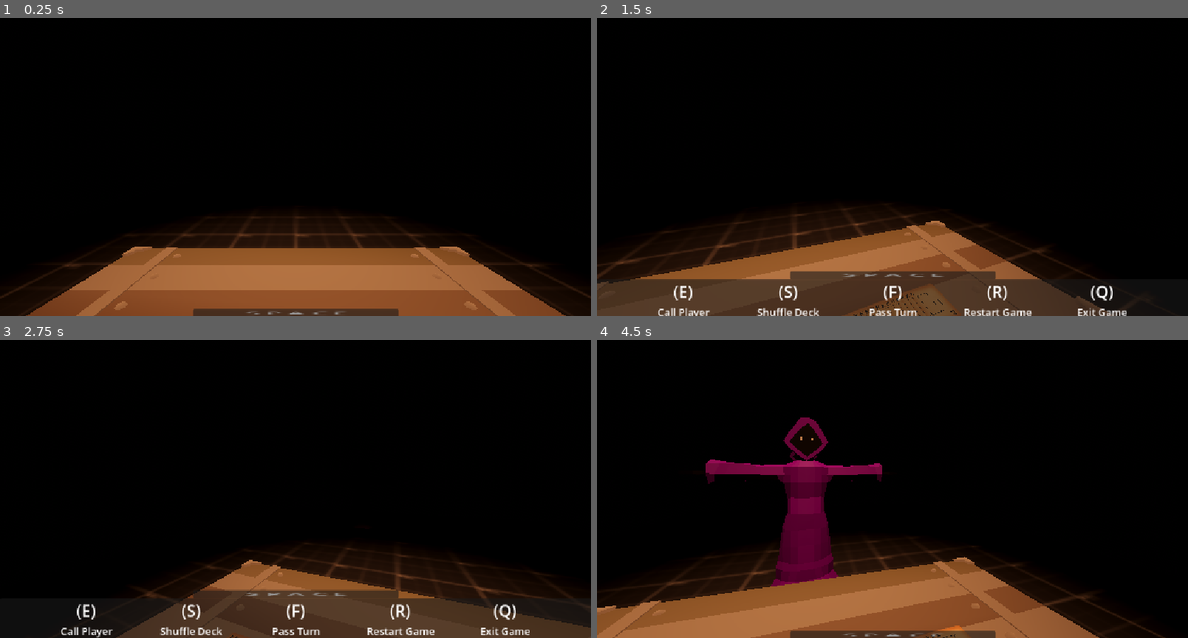
Above: before the commit, frames 1-4 (two rows, left to right).
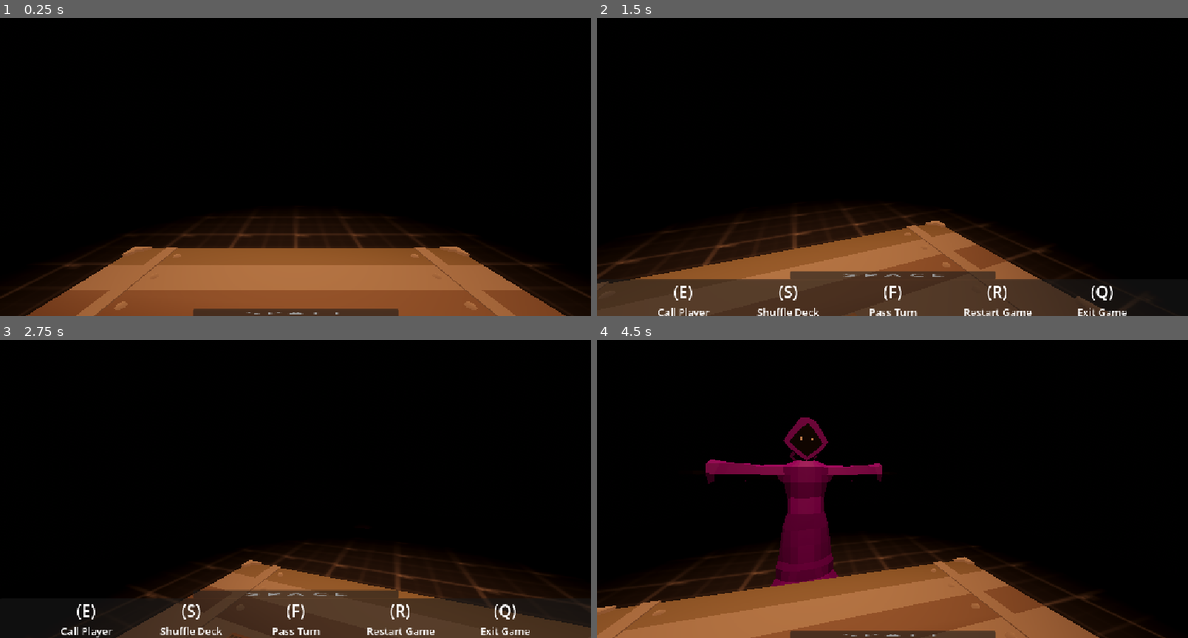
Above: after the commit, the same moments.

Repository: VaporeonLover28/Chrysopoeia
Game: Godot game, scene res://blackjack_test_3.tscn
Same seed, same stepped clock (60 frames per second), same inputs: the game is played once before the commit and once after it. This scene is started directly instead of the project's main scene.
Inputs (mouse positions are in pixels of both pictures, inside the frame that each line leads up to):
- Up to frame 1 (0.25 s): no input
- Up to frame 2 (1.5 s): tap Enter at 0.5 s; move the mouse to (862, 217) at 0.52 s; tap A (a) at 0.6 s; tap B (b) at 0.8, 1.35 s; tap Space (space) at 1.25 s; move the mouse to (933, 155) at 1.27 s
- Up to frame 3 (2.75 s): tap D (d) at 1.55, 2.1 s; tap Enter at 2 s; move the mouse to (248, 468) at 2.02 s; hold E (e) from 2.03 s (still down)
- Up to frame 4 (4.5 s): tap Space (space) at 2.75 s; move the mouse to (898, 471) at 2.77 s; release E (e) at 2.78 s; tap E (e) at 2.85 s; tap F (f) at 3.05, 3.6 s; move the mouse to (868, 465) at 3.52 s; tap R (r) at 3.8, 4.35 s; move the mouse to (922, 471) at 4.27 s

The runs differ from the first frame. In frame 1, less than 0.1% of the frame differs, in the area x 42-59%, y 98-100%; in frame 2, 1.1%, in the area x 10-90%, y 85-100%; in frame 3, 0.7%; in frame 4, 0.2%.
Error after the commit: Invalid assignment of property or key 'texture' with value of type 'CompressedTexture2D' on a base object of type 'Nil'. (res://card.gd:20)

Commit message:
card revamp (not complete)
+ assets

Diff:
--- a/blackjack_test_3.gd
+++ b/blackjack_test_3.gd
@@ -10,15 +10,15 @@
 var playing_npcs : Array = []
 
 var standard_deck : Array = [
-	["Hearts", "A"], ["Diamonds", "A"], ["Clubs", "A"], ["Spades", "A"],
-	["Hearts", "2"], ["Diamonds", "2"], ["Clubs", "2"], ["Spades", "2"],
-	["Hearts", "3"], ["Diamonds", "3"], ["Clubs", "3"], ["Spades", "3"],
-	["Hearts", "4"], ["Diamonds", "4"], ["Clubs", "4"], ["Spades", "4"],
-	["Hearts", "5"], ["Diamonds", "5"], ["Clubs", "5"], ["Spades", "5"],
-	["Hearts", "6"], ["Diamonds", "6"], ["Clubs", "6"], ["Spades", "6"],
-	["Hearts", "7"], ["Diamonds", "7"], ["Clubs", "7"], ["Spades", "7"],
-	["Hearts", "8"], ["Diamonds", "8"], ["Clubs", "8"], ["Spades", "8"],
-	["Hearts", "9"], ["Diamonds", "9"], ["Clubs", "9"], ["Spades", "9"],
+	["Hearts", "Ace", "A"], ["Diamonds", "Ace", "A"], ["Clubs", "Ace", "A"], ["Spades", "Ace", "A"],
+	["Hearts", "Two", "2"], ["Diamonds", "Two", "2"], ["Clubs", "Two", "2"], ["Spades", "Two", "2"],
+	["Hearts", "Three", "3"], ["Diamonds", "Three", "3"], ["Clubs", "Three", "3"], ["Spades", "Three", "3"],
+	["Hearts", "Four", "4"], ["Diamonds", "Four", "4"], ["Clubs", "Four", "4"], ["Spades", "Four", "4"],
+	["Hearts", "Five", "5"], ["Diamonds", "Five", "5"], ["Clubs", "Five", "5"], ["Spades", "Five", "5"],
+	["Hearts", "Six", "6"], ["Diamonds", "Six", "6"], ["Clubs", "Six", "6"], ["Spades", "Six", "6"],
+	["Hearts", "Seven", "7"], ["Diamonds", "Seven", "7"], ["Clubs", "Seven", "7"], ["Spades", "Seven", "7"],
+	["Hearts", "Eight", "8"], ["Diamonds", "Eight", "8"], ["Clubs", "Eight", "8"], ["Spades", "Eight", "8"],
+	["Hearts", "Nine", "9"], ["Diamonds", "Nine", "9"], ["Clubs", "Nine", "9"], ["Spades", "Nine", "9"],
 	["Hearts", "10"], ["Diamonds", "10"], ["Clubs", "10"], ["Spades", "10"],
 	["Hearts", "J"], ["Diamonds", "J"], ["Clubs", "J"], ["Spades", "J"],
 	["Hearts", "Q"], ["Diamonds", "Q"], ["Clubs", "Q"], ["Spades", "Q"],
@@ -46,8 +46,10 @@
 		new_card.position.x = float(deck.find(new_card)) / 52
 		new_card.position.y = float(deck.find(new_card)) / 1048
 		new_card.name = "card" + str(instance)
+		new_card.chosen_suit = standard_deck[instance][0]
+		new_card.chosen_rank = standard_deck[instance][1]
+		new_card.chosen_value = standard_deck[instance][2]
 		deck_node.add_child(new_card)
-		new_card._change_values(standard_deck[instance][0], standard_deck[instance][1])
 
 func _call_player():
 	#instantiate new npc away from table (visual effect for testing)
--- a/card.gd
+++ b/card.gd
@@ -1,182 +1,25 @@
 extends Node3D
 
-#@export_enum("Ace", "Two", "Three", "Four", "Five", "Six", \
-#"Seven", "Eight", "Nine", "Ten", "Jack", "Queen", "King") var rank : String = "Ace"
+@export_enum("Ace", "Two", "Three", "Four", "Five", "Six", \
+"Seven", "Eight", "Nine", "Ten", "Jack", "Queen", "King") var rank : String = "Ace"
 @export_enum("A", "2", "3", "4", "5", "6", "7", "8", "9", \
 "10", "J", "Q", "K") var value : String = "A"
 @export_enum("Clubs", "Hearts", "Spades", "Diamonds") var suit : String = "Spades"
 
-@onready var club = preload("res://Clubs.tscn")
-@onready var heart = preload("res://Hearts.tscn")
-@onready var spade = preload("res://Spades.tscn")
-@onready var diamond = preload("res://Diamonds.tscn")
+@onready var texture: Sprite3D = $texture
 
-@onready var mesh_value: MeshInstance3D = $value1
-@onready var suitmarkers: Node3D = $cardinfo/suitmarkers
-@onready var cardsuits: Node3D = $cardinfo/suits
-var marker_array : Array
-
-var rank_suit_size = 0.16
-var box_suit_size = 0.13
-
-#Markers each rank uses for the suits on the card:
-#Ace: 1
-#Two: 2, 3
-#Three: 1, 2, 3
-#Four: 4, 5, 6, 7
-#Five: 1, 4, 5, 6, 7
-#Six: 4, 5, 6, 7, 8, 9
-#Seven: 4, 5, 6, 7, 8, 9, 11
-#Eight: 4, 5, 6, 7, 8, 9, 10, 11
-#Nine: 1, 4, 5, 6, 7, 12, 13, 14, 15
-#Ten: 4, 5, 6, 7, 10, 11, 12, 13, 14, 15
-
-func _ready() -> void:
-	#print(str(value) + " of " + str(suit))
-	#for each child in suitmarkers, excluding rankmarkers
-	for child in suitmarkers.get_child_count() - 2:
-		#push back the marker (jumping two forward for the exclusion) to the marker array
-		marker_array.push_back(suitmarkers.get_child(child + 2))
-		#print(marker_array)
-	#Changes the card visuals to a default Ace of Clubs (should be called again in instancing)
+var chosen_rank : String
+var chosen_value : String
+var chosen_suit : String
 
 #Changes the card values according to the called parameters
-func _change_values(new_suit, new_value):
-	#rank = new_rank
+func _change_values(new_rank, new_suit, new_value):
+	rank = new_rank
 	suit = new_suit
 	value = new_value
-	print("Changed to " + str(value) + " of " + str(suit))
+	texture.texture = load("res://Assets/card_textures/" + str(rank.to_lower()) +"_of_" + str(suit.to_lower()) + ".png")
+	print("Changed to " + str(rank.to_lower()) + " of " + str(suit.to_lower()))
 	#Updates the card visuals to the new card values
-	_change_card_visuals()
 
-func _change_card_visuals():
-	#Updates the value textmesh to the value
-	#Changes both of the value meshes, even called in just one, because they are duplicates
-	mesh_value.mesh.text = value
-
-	#Black suits make the card black, red makes red.
-	if suit == "Clubs" or suit == "Spades":
-		mesh_value.mesh.material = load("res://albedo_black.tres")
-		print("Is a black card")
-	else:
-		mesh_value.mesh.material = load("res://albedo_red.tres")
-		print("Is a red card")
-
-	#Makes the box mesh the same color as the card's suit
-	$cardinfo/box/wall1.mesh.material = mesh_value.mesh.material
-	$cardinfo/box/wall3.mesh.material = mesh_value.mesh.material
-
-	#new array to choose which markers to use when placing box suits
-	var which_suits : Array
-	#if not a face card
-	if value != "J" and value != "Q" and value != "K":
-		#chooses the markers
-		match value:
-			"A":
-				which_suits = [1]
-			"2":
-				which_suits = [2, 3]
-			"3":
-				which_suits = [1, 2, 3]
-			"4":
-				which_suits = [4, 5, 6, 7]
-			"5":
-				which_suits = [1, 4, 5, 6, 7]
-			"6":
-				which_suits = [4, 5, 6, 7, 8, 9]
-			"7":
-				which_suits = [4, 5, 6, 7, 8, 9, 11]
-			"8":
-				which_suits = [4, 5, 6, 7, 8, 9, 10, 11]
-			"9":
-				which_suits = [1, 4, 5, 6, 7, 12, 13, 14, 15]
-			"10":
-				which_suits = [4, 5, 6, 7, 10, 11, 12, 13, 14, 15]
-		print(which_suits)
-		#for how many suits to place
-		for how_many_suits in which_suits.size():
-			var new_suit : PackedScene
-			#picks the suit
-			match suit:
-				"Clubs":
-					new_suit = club
-				"Hearts":
-					new_suit = heart
-				"Spades":
-					new_suit = spade
-				"Diamonds":
-					new_suit = diamond
-			#instantiates it in the marker's position with the marker's rotation
-			var inst_suit = new_suit.instantiate()
-			inst_suit.global_position = marker_array[which_suits[how_many_suits] - 1].global_position
-			inst_suit.rotation_degrees.y = marker_array[which_suits[how_many_suits] - 1].rotation_degrees.y
-			#print(which_suits[how_many_suits])
-			#print(marker_array[which_suits[how_many_suits] - 1].name)
-			#makes it the same color as the suit
-			inst_suit.mesh.material = mesh_value.mesh.material
-			#makes it face up
-			inst_suit.rotation_degrees.x = -90
-			#makes it small
-			inst_suit.scale = Vector3(box_suit_size, box_suit_size, box_suit_size)
-			cardsuits.add_child(inst_suit)
-	else:
-		print("Is a face card")
-		var new_suit : PackedScene
-		#picks the suit
-		match suit:
-			"Clubs":
-				new_suit = club
-			"Hearts":
-				new_suit = heart
-			"Spades":
-				new_suit = spade
-			"Diamonds":
-				new_suit = diamond
-		#instantiates it in the marker's position with the marker's rotation
-		var inst_suit = new_suit.instantiate()
-		inst_suit.global_position = marker_array[0].global_position
-		inst_suit.rotation_degrees.y = marker_array[0].rotation_degrees.y
-		#print(which_suits[how_many_suits])
-		#print(marker_array[which_suits[how_many_suits] - 1].name)
-		#makes it the same color as the suit
-		inst_suit.mesh.material = mesh_value.mesh.material
-		#makes it face up
-		inst_suit.rotation_degrees.x = -90
-		#makes it small
-		inst_suit.scale = Vector3(rank_suit_size, rank_suit_size, rank_suit_size)
-		cardsuits.add_child(inst_suit)
-	#changes the visuals for the rank meshes
-	_change_rank_visuals()
-
-#changes the visuals for the rank meshes
-func _change_rank_visuals():
-	var rank_suit : PackedScene
-	#picks the current card suit
-	match suit:
-		"Clubs":
-			rank_suit = club
-		"Hearts":
-			rank_suit = heart
-		"Spades":
-			rank_suit = spade
-		"Diamonds":
-			rank_suit = diamond
-	#instantiates it in the first marker
-	var inst_rank_suit = rank_suit.instantiate()
-	inst_rank_suit.global_position = $cardinfo/suitmarkers/rankmarker1.global_position
-	#with the current suit color
-	inst_rank_suit.mesh.material = mesh_value.mesh.material
-	#makes it face up
-	inst_rank_suit.rotation_degrees.x = -90
-	#and small
-	inst_rank_suit.scale = Vector3(rank_suit_size, rank_suit_size, rank_suit_size)
-	cardsuits.add_child(inst_rank_suit)
-	#same thing in the second marker
-	var inst_rank_suit2 = rank_suit.instantiate()
-	inst_rank_suit2.global_position = $cardinfo/suitmarkers/rankmarker2.global_position
-	inst_rank_suit2.mesh.material = mesh_value.mesh.material
-	inst_rank_suit2.rotation_degrees.x = -90
-	#upside down
-	inst_rank_suit2.rotation_degrees.y = 180
-	inst_rank_suit2.scale = Vector3(rank_suit_size, rank_suit_size, rank_suit_size)
-	cardsuits.add_child(inst_rank_suit2)
+func _on_tree_entered() -> void:
+	_change_values(chosen_rank, chosen_suit, chosen_value)
--- a/card.tscn
+++ b/card.tscn
@@ -1,8 +1,9 @@
-[gd_scene load_steps=7 format=3 uid="uid://bo6gr1h1ae700"]
+[gd_scene load_steps=8 format=3 uid="uid://bo6gr1h1ae700"]
 
 [ext_resource type="Script" uid="uid://bvp0d2xuuac0q" path="res://card.gd" id="1_q5obu"]
 [ext_resource type="PackedScene" uid="uid://cx3jvymnyeawf" path="res://Assets/Originals/CartaCERTA.glb" id="1_rjlel"]
 [ext_resource type="Material" uid="uid://cweg8ys1ftbhf" path="res://albedo_black.tres" id="2_q5obu"]
+[ext_resource type="Texture2D" uid="uid://cfvv0gh4l613s" path="res://Assets/card_textures/ace_of_clubs.png" id="3_e484p"]
 
 [sub_resource type="TextMesh" id="TextMesh_e484p"]
 material = ExtResource("2_q5obu")
@@ -32,16 +33,23 @@
 [node name="Plane_002" parent="cardmesh" index="2"]
 transform = Transform3D(0.06, 0, 0, 0, 1, 0, 0, 0, 0.09, 0, 0.006, 0.003)
 
+[node name="texture" type="Sprite3D" parent="."]
+transform = Transform3D(0.22, 0, 0, 0, -9.61651e-09, 0.22, 0, -0.22, -9.61651e-09, 0.00293995, 0, 0.00419992)
+texture = ExtResource("3_e484p")
+
 [node name="value1" type="MeshInstance3D" parent="."]
 transform = Transform3D(0.16, 0, 0, 0, -6.99382e-09, 0.16, 0, -0.16, -6.99382e-09, -0.04, -0.00037212, -0.063)
+visible = false
 mesh = SubResource("TextMesh_e484p")
 
 [node name="value2" type="MeshInstance3D" parent="."]
 transform = Transform3D(-0.16, 2.41593e-08, 1.05604e-15, 0, -6.99382e-09, 0.16, 2.41593e-08, 0.16, 6.99382e-09, 0.04, -0.00037212, 0.068)
+visible = false
 mesh = SubResource("TextMesh_e484p")
 
 [node name="cardinfo" type="Node3D" parent="."]
 transform = Transform3D(1, 0, 0, 0, 1, 0, 0, 0, 1, 0, -0.00737212, 0)
+visible = false
 
 [node name="box" type="Node3D" parent="cardinfo"]
 transform = Transform3D(1.15, 0, 0, 0, 1.15, 0, 0, 0, 1.15, 0, 0, 0.00186342)
@@ -64,76 +72,8 @@
 transform = Transform3D(1, 0, 0, 0, 1, 0, 0, 0, 1, 0, 0.007, 0.0420578)
 mesh = SubResource("PlaneMesh_q5obu")
 
-[node name="suitmarkers" type="Node3D" parent="cardinfo"]
-
-[node name="rankmarker1" type="Marker3D" parent="cardinfo/suitmarkers"]
-transform = Transform3D(1, 0, 0, 0, 1, 0, 0, 0, 1, -0.0403286, 0.007, -0.0423125)
-gizmo_extents = 0.03
-
-[node name="rankmarker2" type="Marker3D" parent="cardinfo/suitmarkers"]
-transform = Transform3D(1, 0, 0, 0, 1, 0, 0, 0, 1, 0.040189, 0.007, 0.0472131)
-gizmo_extents = 0.03
-
-[node name="boxmarker1" type="Marker3D" parent="cardinfo/suitmarkers"]
-transform = Transform3D(1, 0, 0, 0, 1, 0, 0, 0, 1, 0, 0.007, 0)
-gizmo_extents = 0.03
-
-[node name="boxmarker2" type="Marker3D" parent="cardinfo/suitmarkers"]
-transform = Transform3D(1, 0, 0, 0, 1, 0, 0, 0, 1, 0, 0.007, -0.03)
-gizmo_extents = 0.03
-
-[node name="boxmarker3" type="Marker3D" parent="cardinfo/suitmarkers"]
-transform = Transform3D(-1, 0, -8.74228e-08, 0, 1, 0, 8.74228e-08, 0, -1, 0, 0.007, 0.03)
-gizmo_extents = 0.03
-
-[node name="boxmarker4" type="Marker3D" parent="cardinfo/suitmarkers"]
-transform = Transform3D(-1, 0, -8.74228e-08, 0, 1, 0, 8.74228e-08, 0, -1, 0.0161497, 0.007, 0.0298031)
-gizmo_extents = 0.03
-
-[node name="boxmarker5" type="Marker3D" parent="cardinfo/suitmarkers"]
-transform = Transform3D(-1, 0, -8.74228e-08, 0, 1, 0, 8.74228e-08, 0, -1, -0.016, 0.007, 0.0298031)
-gizmo_extents = 0.03
-
-[node name="boxmarker6" type="Marker3D" parent="cardinfo/suitmarkers"]
-transform = Transform3D(1, 0, 0, 0, 1, 0, 0, 0, 1, -0.016, 0.007, -0.0301969)
-gizmo_extents = 0.03
-
-[node name="boxmarker7" type="Marker3D" parent="cardinfo/suitmarkers"]
-transform = Transform3D(1, 0, 0, 0, 1, 0, 0, 0, 1, 0.016, 0.007, -0.0301969)
-gizmo_extents = 0.03
-
-[node name="boxmarker8" type="Marker3D" parent="cardinfo/suitmarkers"]
-transform = Transform3D(1, 0, 0, 0, 1, 0, 0, 0, 1, 0.016, 0.007, 0)
-gizmo_extents = 0.03
-
-[node name="boxmarker9" type="Marker3D" parent="cardinfo/suitmarkers"]
-transform = Transform3D(1, 0, 0, 0, 1, 0, 0, 0, 1, -0.016, 0.007, 0)
-gizmo_extents = 0.03
-
-[node name="boxmarker10" type="Marker3D" parent="cardinfo/suitmarkers"]
-transform = Transform3D(-1, 0, -8.74228e-08, 0, 1, 0, 8.74228e-08, 0, -1, 0, 0.007, 0.0151824)
-gizmo_extents = 0.03
-
-[node name="boxmarker11" type="Marker3D" parent="cardinfo/suitmarkers"]
-transform = Transform3D(1, 0, 0, 0, 1, 0, 0, 0, 1, 0, 0.007, -0.0150784)
-gizmo_extents = 0.03
-
-[node name="boxmarker12" type="Marker3D" parent="cardinfo/suitmarkers"]
-transform = Transform3D(1, 0, 0, 0, 1, 0, 0, 0, 1, 0.016, 0.007, -0.0104722)
-gizmo_extents = 0.03
-
-[node name="boxmarker13" type="Marker3D" parent="cardinfo/suitmarkers"]
-transform = Transform3D(-1, 0, -8.74228e-08, 0, 1, 0, 8.74228e-08, 0, -1, 0.016, 0.007, 0.0102753)
-gizmo_extents = 0.03
-
-[node name="boxmarker14" type="Marker3D" parent="cardinfo/suitmarkers"]
-transform = Transform3D(1, 0, 0, 0, 1, 0, 0, 0, 1, -0.016, 0.007, -0.0104722)
-gizmo_extents = 0.03
-
-[node name="boxmarker15" type="Marker3D" parent="cardinfo/suitmarkers"]
-transform = Transform3D(-1, 0, -8.74228e-08, 0, 1, 0, 8.74228e-08, 0, -1, -0.016, 0.007, 0.0102753)
-gizmo_extents = 0.03
-
 [node name="suits" type="Node3D" parent="cardinfo"]
 
+[connection signal="tree_entered" from="." to="." method="_on_tree_entered"]
+
 [editable path="cardmesh"]
--- a/project.godot
+++ b/project.godot
@@ -129,5 +129,6 @@
 
 [rendering]
 
+textures/canvas_textures/default_texture_filter=0
 renderer/rendering_method="gl_compatibility"
 renderer/rendering_method.mobile="gl_compatibility"
Binary file added: Assets/card_textures/ace_of_clubs.png
Not shown, added: Assets/card_textures/ace_of_clubs.png.import
Binary file added: Assets/card_textures/ace_of_diamonds.png
Not shown, added: Assets/card_textures/ace_of_diamonds.png.import
Binary file added: Assets/card_textures/ace_of_hearts.png
Not shown, added: Assets/card_textures/ace_of_hearts.png.import
Binary file added: Assets/card_textures/ace_of_spades.png
Not shown, added: Assets/card_textures/ace_of_spades.png.import
Binary file added: Assets/card_textures/eight_of_clubs.png
Not shown, added: Assets/card_textures/eight_of_clubs.png.import
Binary file added: Assets/card_textures/eight_of_diamonds.png
Not shown, added: Assets/card_textures/eight_of_diamonds.png.import
(and 94 more such lines)
